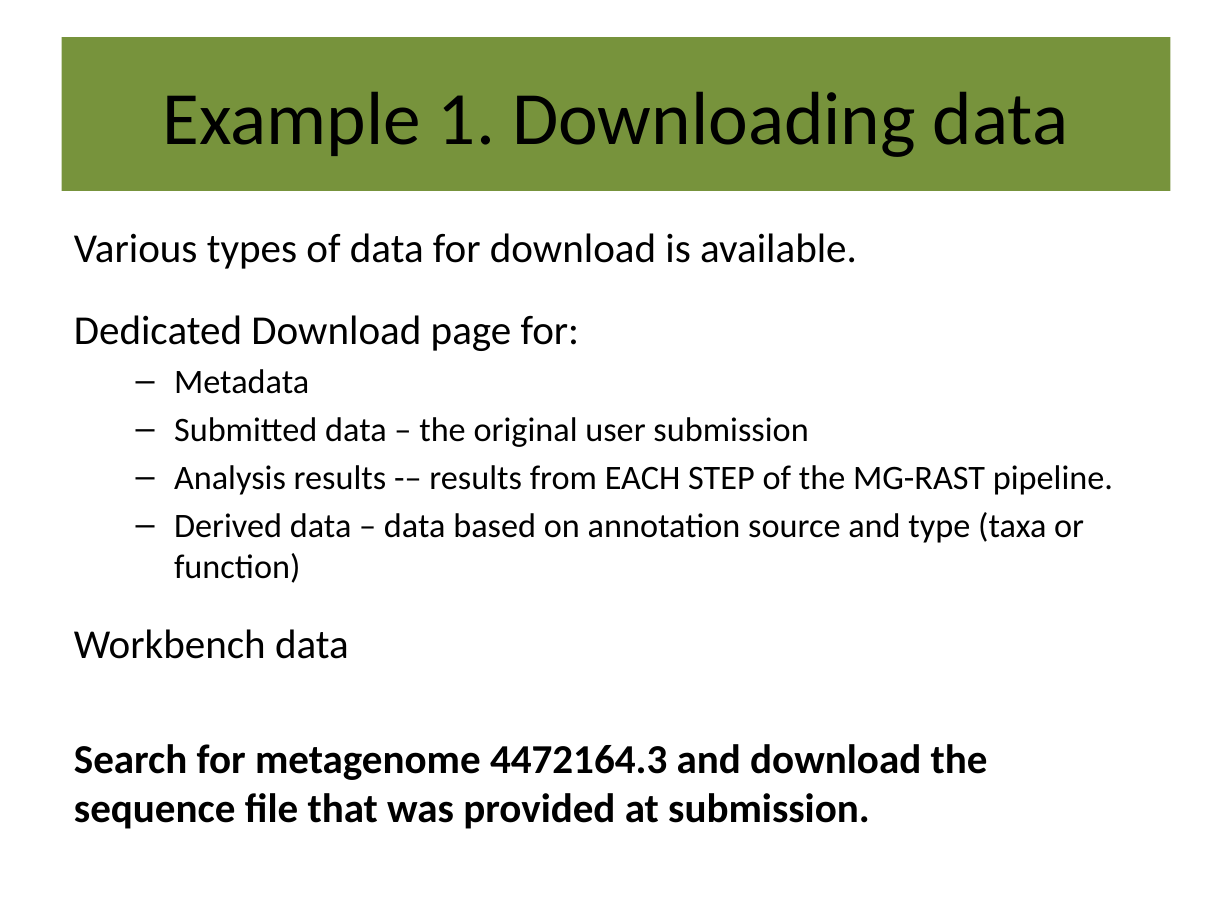
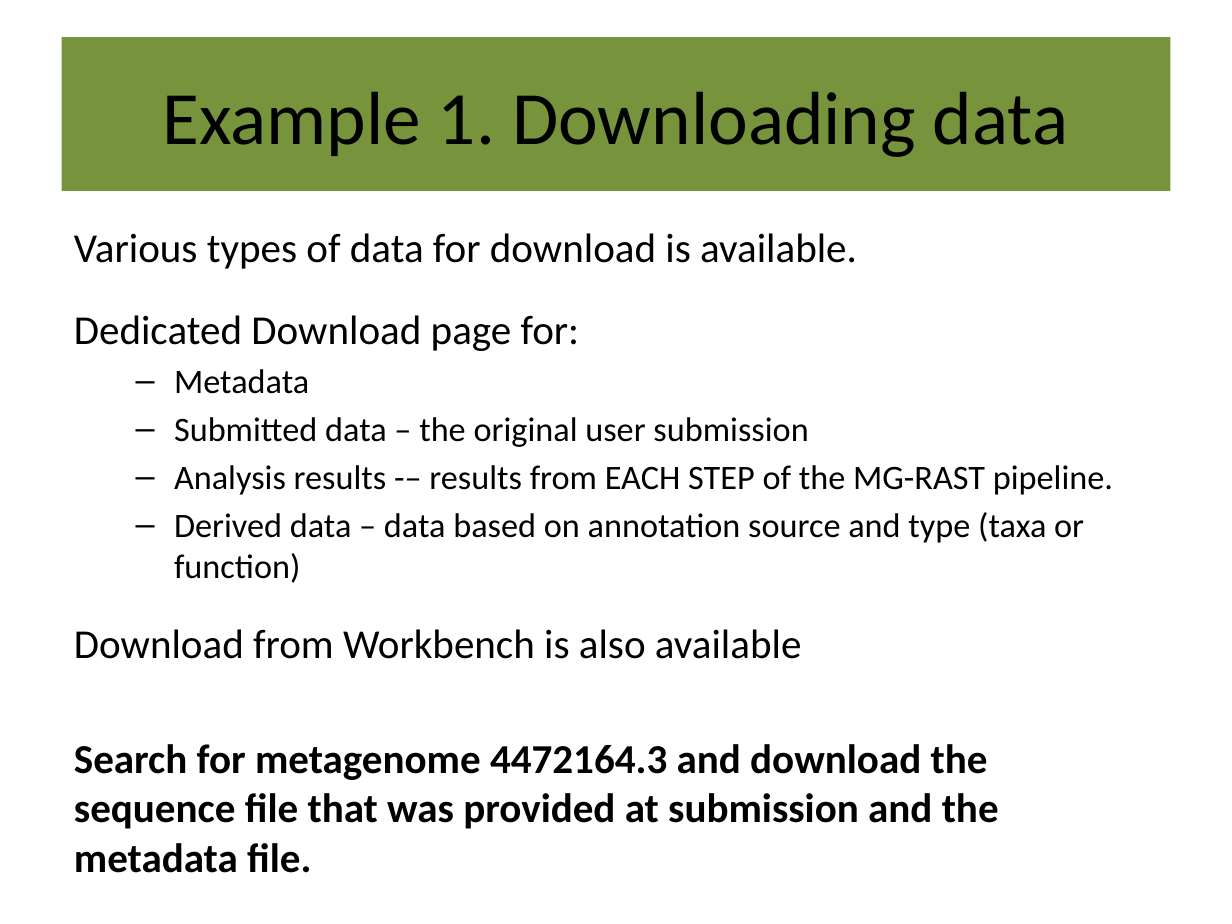
Before and after one commit to LuffyLuffy/MG-RAST-Tutorials, a slide deck: slide 15 of ui/MG-RAST_Class_v3.6.1.pptx. Drawn at 1232x924 pixels with LibreOffice and Linux fonts; fonts in the diff are those of the drawing. Boxes give left, top, right and bottom in pixels: in the first picture for what was removed or moved away, otherwise in the second. Text is boxed around its words. In the diff, an @@ line names an element or a change of style, - is before the commit and + after.

```diff
--- a/ui/MG-RAST_Class_v3.6.1.pptx
+++ b/ui/MG-RAST_Class_v3.6.1.pptx
@@ text at (74, 629, 999, 873): text changed @@
-Workbench data
-Search for metagenome 4472164.3 and download the sequence file that was provided at submission.
+Download from Workbench is also available
+Search for metagenome 4472164.3 and download the sequence file that was provided at submission and the metadata file.
```
Also in this commit, not shown: 13 other slides changed, 8 slides added, 2 slides removed.
